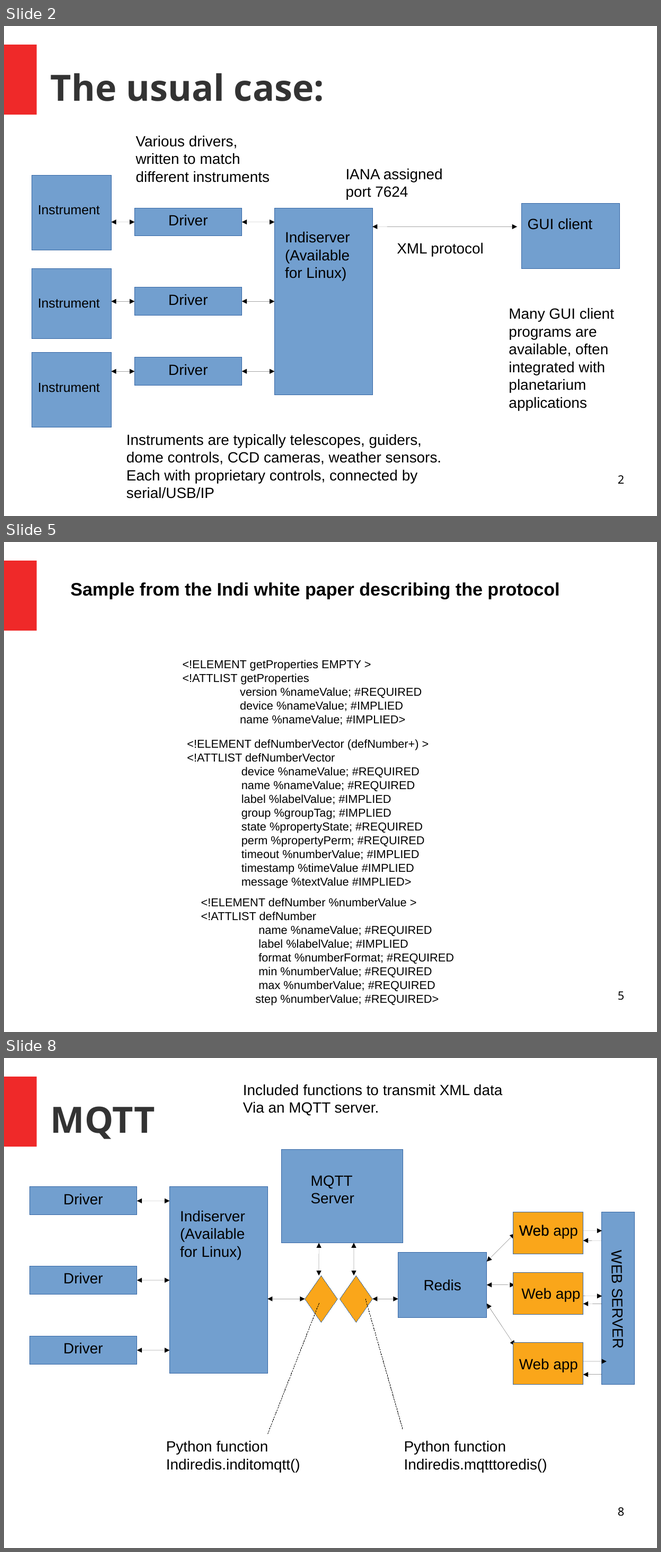
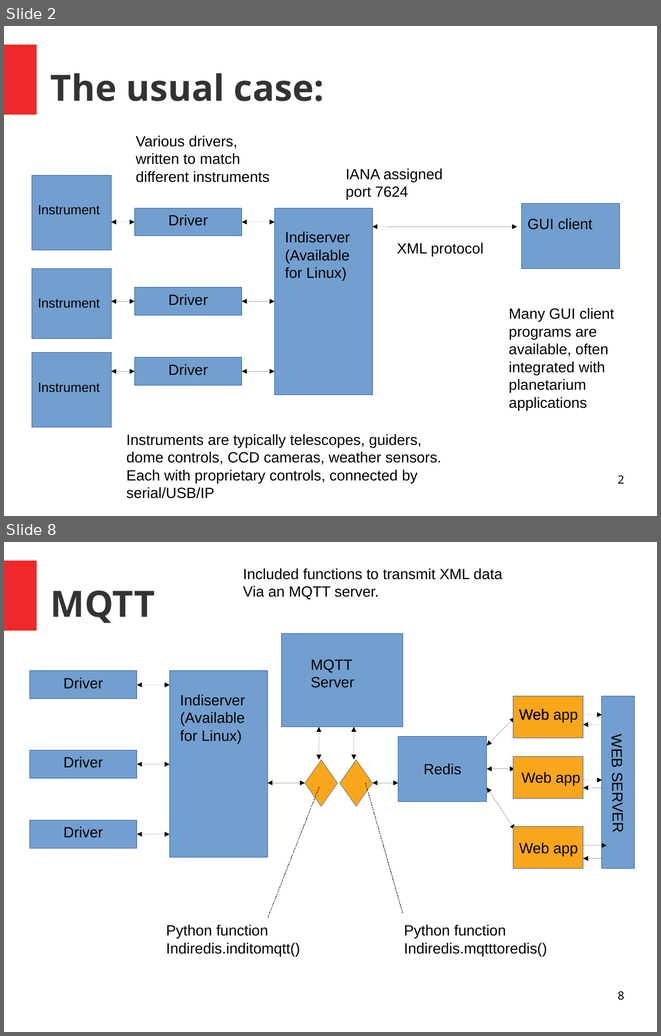
Before and after one commit to bernie-skipole/indi, a slide deck: indislides.odp. Shown one above the other, each under a label of ours: slides 2, 5 and 8 before the commit, slides 2 and 8 after it; the slides between them are not shown. The pictures are 661x1552 and 661x1036 pixels, drawn with LibreOffice and Linux fonts; fonts in the diff are those of the drawing. Boxes give left, top, right and bottom in pixels: in the first picture for what was removed or moved away, otherwise in the second. Text is boxed around its words. In the diff, an @@ line names an element or a change of style, - is before the commit and + after.

```diff
--- a/indislides.odp
+++ b/indislides.odp
@@ slide 5 removed at <box>4,542,657,1032</box>, background #FFFFFF; not listed: 1 template element that a slide beside it also shows @@
@@ text removed at <box>70,582,559,599</box> @@
-Sample from the Indi white paper describing the protocol
@@ text removed at <box>183,660,422,725</box> @@
-<!ELEMENT getProperties EMPTY >
-<!ATTLIST getProperties
-version %nameValue; #REQUIRED
-device %nameValue; #IMPLIED
-name %nameValue; #IMPLIED>
@@ text removed at <box>187,739,425,888</box> @@
-<!ELEMENT defNumberVector (defNumber+) >
-<!ATTLIST defNumberVector
-device %nameValue; #REQUIRED
-name %nameValue; #REQUIRED
-label %labelValue; #IMPLIED
-group %groupTag; #IMPLIED
-state %propertyState; #REQUIRED
-perm %propertyPerm; #REQUIRED
-timeout %numberValue; #IMPLIED
-timestamp %timeValue #IMPLIED
-message %textValue #IMPLIED>
@@ text removed at <box>201,898,454,1005</box> @@
-<!ELEMENT defNumber %numberValue >
-<!ATTLIST defNumber
-name %nameValue; #REQUIRED
-label %labelValue; #IMPLIED
-format %numberFormat; #REQUIRED
-min %numberValue; #REQUIRED
-max %numberValue; #REQUIRED
-step %numberValue; #REQUIRED>
@@ page number removed at <box>618,991,624,1000</box> @@
-5
```
Also in this commit, not shown: 8 slides changed, 1 slide added, 9 other files.
